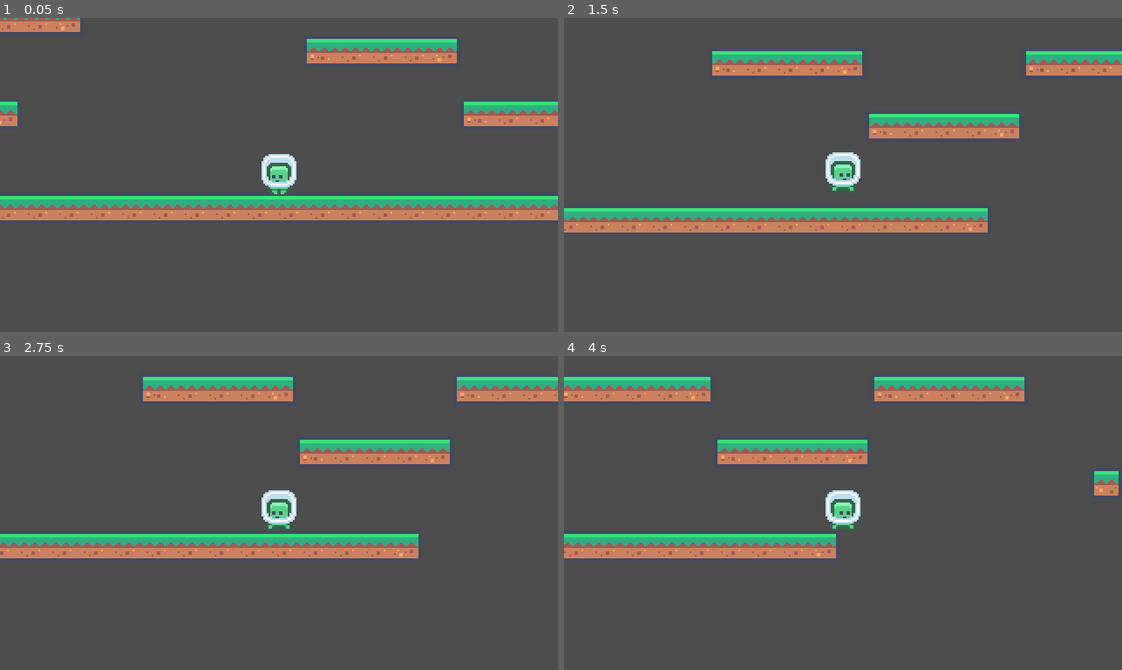
Above: before the commit, frames 1-4 (two rows, left to right).
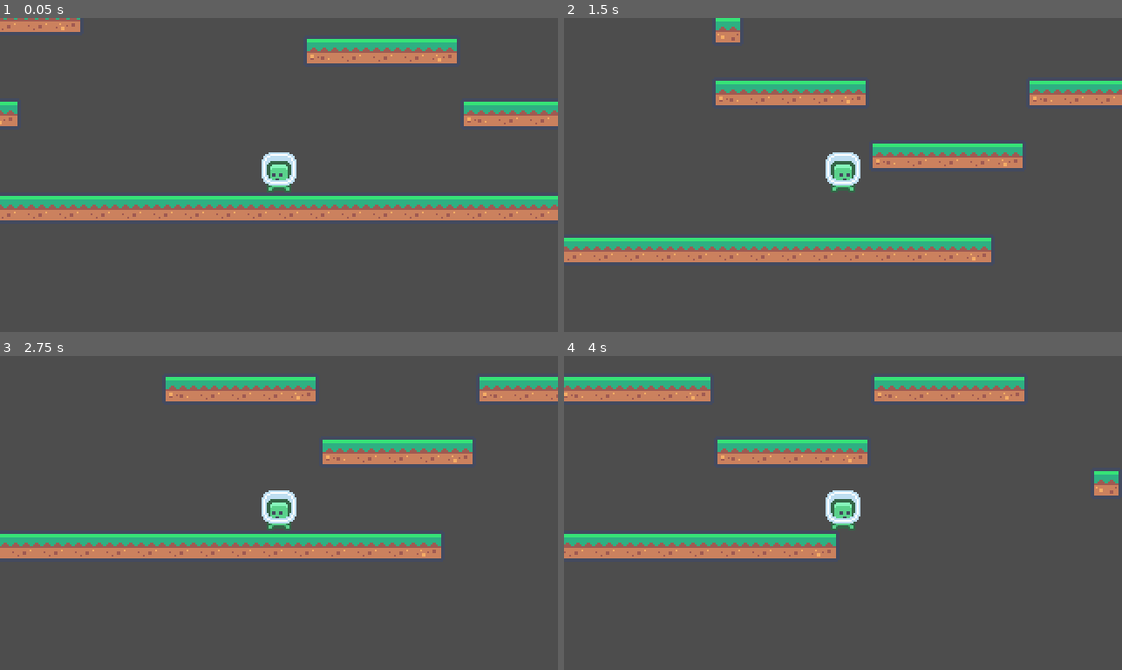
Above: after the commit, the same moments.

Repository: vard0han/pengu
Game: Godot game, scene res://scenes/levels/placeholder.tscn
Two runs of this game, one before a commit and one after it. Both use one fixed random seed, a clock stepped at 60 frames per second and the inputs below.
Inputs:
- Up to frame 1 (0.05 s): no input
- Up to frame 2 (1.5 s): tap Enter at 0.5 s; hold D (move_right) from 0.53 s (still down); tap W (jump) at 0.6, 0.77, 1.07, 1.35 s
- Up to frame 3 (2.75 s): tap W (jump) at 1.52, 1.82, 2.1 s; release D (move_right) at 2.03 s; hold A (move_left) from 2.03 s (still down)
- Up to frame 4 (4 s): release A (move_left) at 2.78 s; hold D (move_right) from 2.78 s (still down); tap W (jump) at 2.85, 3.02, 3.32, 3.6, 3.77 s

The runs differ from the first frame. In frame 1, 0.4% of the frame differs, in the area x 46-54%, y 42-57%; in frame 2, 23%, in the area x 0-100%, y 0-78%; in frame 3, 3.0%; in frame 4, nothing differs.

Commit message:
finite state machine implemented + refactoring

Diff:
--- a/scenes/player/player.gd
+++ b/scenes/player/player.gd
@@ -1,3 +1,4 @@
+class_name Player
 extends CharacterBody2D
 
 @export_category("Horizontal Movement")
@@ -11,51 +12,5 @@
 @export var jump_cut_multiplier : float = 0.4
 @export var max_fall_speed : float = 800.0
 
-@onready var _anim_player : AnimationPlayer = $AnimationPlayer
-@onready var _sprite : Sprite2D = $Sprite2D
-
-func _physics_process(delta: float) -> void:
-	# increase gravity each frame, while mid-air
-	if not is_on_floor():
-		velocity.y += gravity * delta
-		# stop gravity from reaching stupid number (might cause bugs)
-		velocity.y = minf(velocity.y, max_fall_speed)
-
-	# apply negative velocity upwards when jump button is pressed, while on floor
-	if Input.is_action_just_pressed("jump") and is_on_floor():
-		velocity.y = -jump_force
-
-	# when jump is released and we are moving up
-	# we cut the upwards velocity by the multiplier
-	if Input.is_action_just_released("jump") and velocity.y < 0:
-		velocity.y *= jump_cut_multiplier
-
-	# get direction and apply velocity with movement speed in that direction
-	var direction : float = Input.get_axis("move_left", "move_right")
-
-	# when direction exists, handle sprite flip when facing left and right
-	if(direction != 0):
-		_sprite.flip_h = direction > 0
-
-	var target_speed : float = move_speed * direction
-
-	# move towards the target speed at the rate of acceleration, when direction is known
-	# move towards 0 speed at the rate of deceleration, when direction input not held
-	if direction != 0:
-		velocity.x = move_toward(velocity.x, target_speed, acceleration * delta)
-	else:
-		velocity.x = move_toward(velocity.x, 0, deceleration * delta)
-
-	move_and_slide()
-
-	_update_animation()
-
-func _update_animation() -> void:
-	if not is_on_floor():
-		_anim_player.play("air")
-	# velocity sometimes reaches really low numbers, to avoid animation flickering
-	# we only trigger run on higher than 0.1 velocity
-	elif absf(velocity.x) > 0.1:
-		_anim_player.play("run")
-	else:
-		_anim_player.play("idle")
+@onready var anim_player : AnimationPlayer = $AnimationPlayer
+@onready var sprite : Sprite2D = $Sprite2D
--- a/scenes/player/player.tscn
+++ b/scenes/player/player.tscn
@@ -3,6 +3,11 @@
 [ext_resource type="Texture2D" uid="uid://lkx1tbo6fktc" path="res://assets/Tiles/Characters/tile_0000.png" id="1_8afob"]
 [ext_resource type="Script" uid="uid://brm57tiph3xql" path="res://scenes/player/player.gd" id="1_dovo2"]
 [ext_resource type="Texture2D" uid="uid://cyurgrsvg8tl2" path="res://assets/Tiles/Characters/tile_0001.png" id="3_gmlin"]
+[ext_resource type="Script" uid="uid://c1hhamncyt38m" path="res://scripts/components/states/state_machine.gd" id="4_lvxji"]
+[ext_resource type="Script" uid="uid://gwhwu3ry4hug" path="res://scenes/player/states/idle.gd" id="5_p47bc"]
+[ext_resource type="Script" uid="uid://cdu7skj32y1ys" path="res://scenes/player/states/run.gd" id="6_75vfm"]
+[ext_resource type="Script" uid="uid://cwpho3s2b5xt3" path="res://scenes/player/states/jump.gd" id="7_0owmy"]
+[ext_resource type="Script" uid="uid://pnxpf7p85pd1" path="res://scenes/player/states/fall.gd" id="8_qek5x"]
 
 [sub_resource type="CapsuleShape2D" id="CapsuleShape2D_dovo2"]
 height = 22.0
@@ -87,7 +92,6 @@
 texture = ExtResource("1_8afob")
 
 [node name="CollisionShape2D" type="CollisionShape2D" parent="." unique_id=463265850]
-visible = false
 shape = SubResource("CapsuleShape2D_dovo2")
 
 [node name="Camera2D" type="Camera2D" parent="." unique_id=2056689752]
@@ -95,3 +99,18 @@
 
 [node name="AnimationPlayer" type="AnimationPlayer" parent="." unique_id=1070710517]
 libraries/ = SubResource("AnimationLibrary_qek5x")
+
+[node name="StateMachine" type="Node2D" parent="." unique_id=1976662505]
+script = ExtResource("4_lvxji")
+
+[node name="Idle" type="Node2D" parent="StateMachine" unique_id=1640484092]
+script = ExtResource("5_p47bc")
+
+[node name="Run" type="Node2D" parent="StateMachine" unique_id=2040248402]
+script = ExtResource("6_75vfm")
+
+[node name="Jump" type="Node2D" parent="StateMachine" unique_id=614158696]
+script = ExtResource("7_0owmy")
+
+[node name="Fall" type="Node2D" parent="StateMachine" unique_id=183175131]
+script = ExtResource("8_qek5x")
--- /dev/null
+++ b/scenes/player/states/fall.gd
@@ -0,0 +1,27 @@
+class_name FallState
+extends PlayerState
+
+func enter() -> void:
+	super()
+	player.anim_player.play("air")
+
+func process_physics(delta: float) -> void:
+	if not player: return
+
+	# -------------STATE LOGIC-------------
+
+	apply_horizontal_movement(delta)
+	apply_gravity(delta)
+
+	# -------------TRANSITION LOGIC-------------
+
+	var on_floor := player.is_on_floor()
+	var direction : float = Input.get_axis("move_left", "move_right")
+
+	if on_floor and absf(player.velocity.x) < 0.1:
+		state_machine.transition_to("Idle")
+		return
+
+	if on_floor and direction != 0:
+		state_machine.transition_to("Run")
+		return
--- /dev/null
+++ b/scenes/player/states/idle.gd
@@ -0,0 +1,30 @@
+class_name IdleState
+extends PlayerState
+
+func enter() -> void:
+	super()
+	player.anim_player.play("idle")
+
+func process_physics(delta: float) -> void:
+	if not player: return
+
+	# -------------STATE LOGIC-------------
+
+	apply_gravity(delta)
+
+	# -------------TRANSITION LOGIC-------------
+
+	var on_floor := player.is_on_floor()
+	var direction : float = Input.get_axis("move_left", "move_right")
+
+	if Input.is_action_just_pressed("jump") and on_floor:
+		state_machine.transition_to("Jump")
+		return
+
+	if not on_floor and player.velocity.y > 0:
+		state_machine.transition_to("Fall")
+		return
+
+	if(direction != 0):
+		state_machine.transition_to("Run")
+		return
--- /dev/null
+++ b/scenes/player/states/jump.gd
@@ -0,0 +1,24 @@
+class_name JumpState
+extends PlayerState
+
+func enter() -> void:
+	super()
+	player.velocity.y = -1 * player.jump_force
+	player.anim_player.play("air")
+
+func process_physics(delta: float) -> void:
+	if not player: return
+
+	# -------------STATE LOGIC-------------
+
+	apply_horizontal_movement(delta)
+	apply_gravity(delta)
+
+	if Input.is_action_just_released("jump") and player.velocity.y < 0:
+		player.velocity.y *= player.jump_cut_multiplier
+
+	# -------------TRANSITION LOGIC-------------
+
+	if player.velocity.y >= 0:
+		state_machine.transition_to("Fall")
+		return
--- /dev/null
+++ b/scenes/player/states/run.gd
@@ -0,0 +1,32 @@
+class_name RunState
+extends PlayerState
+
+func enter() -> void:
+	super()
+	player.anim_player.play("run")
+
+func process_physics(delta: float) -> void:
+	if not player: return
+
+	# -------------STATE LOGIC-------------
+
+	apply_horizontal_movement(delta)
+	apply_gravity(delta)
+
+	# -------------TRANSITION LOGIC-------------
+
+	var on_floor := player.is_on_floor()
+	var direction : float = Input.get_axis("move_left", "move_right")
+
+	if Input.is_action_just_pressed("jump") and on_floor:
+		state_machine.transition_to("Jump")
+		return
+
+	# no velocity check needed, can only go down from running
+	if not on_floor:
+		state_machine.transition_to("Fall")
+		return
+
+	if direction == 0 and absf(player.velocity.x) < 0.1:
+		state_machine.transition_to("Idle")
+		return
--- /dev/null
+++ b/scripts/components/states/player_state.gd
@@ -0,0 +1,38 @@
+class_name PlayerState
+extends State
+
+var player : Player
+
+func enter() -> void:
+	player = actor as Player
+
+func process_physics(_delta) -> void:
+	pass
+
+func apply_gravity(delta):
+	if not player:
+		return
+
+	# increase gravity each frame, while mid-air
+	if not player.is_on_floor():
+		player.velocity.y += player.gravity * delta
+		# stop gravity from reaching stupid number (might cause bugs)
+		player.velocity.y = minf(player.velocity.y, player.max_fall_speed)
+
+func apply_horizontal_movement(delta):
+	if not player:
+		return
+
+	var direction : float = Input.get_axis("move_left", "move_right")
+
+	var target_speed : float = player.move_speed * direction
+
+	# move towards the target speed at the rate of acceleration, when direction is known
+	# move towards 0 speed at the rate of deceleration, when direction input not held
+	if direction != 0:
+		# when direction exists, handle sprite flip when facing left and right
+		player.sprite.flip_h = direction > 0
+
+		player.velocity.x = move_toward(player.velocity.x, target_speed, player.acceleration * delta)
+	else:
+		player.velocity.x = move_toward(player.velocity.x, 0, player.deceleration * delta)
--- /dev/null
+++ b/scripts/components/states/state.gd
@@ -0,0 +1,21 @@
+class_name State
+extends Node
+
+var actor : Node
+
+var state_machine : StateMachine
+
+func _ready() -> void:
+	state_machine = get_parent() as StateMachine
+
+func enter() -> void:
+	pass
+
+func exit() -> void:
+	pass
+
+func process_physics(_delta) -> void:
+	pass
+
+func process_input(_event) -> void:
+	pass
--- /dev/null
+++ b/scripts/components/states/state_machine.gd
@@ -0,0 +1,39 @@
+class_name StateMachine
+extends Node
+
+var _current_state: State
+
+func _ready():
+	var owner_actor := get_parent()
+
+	for child in get_children():
+		var state := child as State
+
+		if state:
+			state.actor = owner_actor
+
+	_current_state = get_child(0) as State
+	call_deferred("_enter_initial_state")
+
+func _enter_initial_state() -> void:
+	_current_state.enter()
+
+func _physics_process(delta : float) -> void:
+	if not _current_state:
+		return
+
+	_current_state.process_physics(delta)
+
+	var body := get_parent() as CharacterBody2D
+	if body:
+		body.move_and_slide()
+
+func transition_to(state_name: String):
+	var new_state := find_child(state_name) as State
+	if not new_state:
+		push_error("StateMachine: state not found — " + state_name)
+		return
+
+	_current_state.exit()
+	_current_state = new_state
+	_current_state.enter()
Not shown, added: scenes/player/states/fall.gd.uid
Not shown, added: scenes/player/states/idle.gd.uid
Not shown, added: scenes/player/states/jump.gd.uid
Not shown, added: scenes/player/states/run.gd.uid
Not shown, added: scripts/components/states/player_state.gd.uid
Not shown, added: scripts/components/states/state.gd.uid
Not shown, added: scripts/components/states/state_machine.gd.uid
